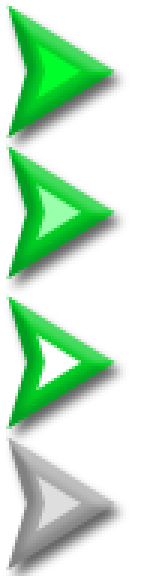
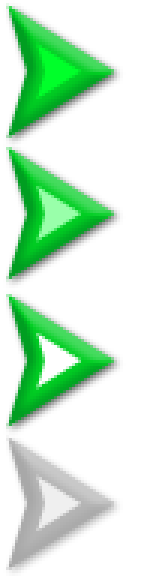
Layer changes from the first 144×576 image to the second:
painted on "arrow roll" over (6, 144, 117, 282)
painted on "arrow press" over (6, 294, 114, 429)
moved "arrow (копия)" above "Слой 1" over (6, 435, 117, 570)
hid "Слой 1", painted on it over (6, 3, 126, 576)
